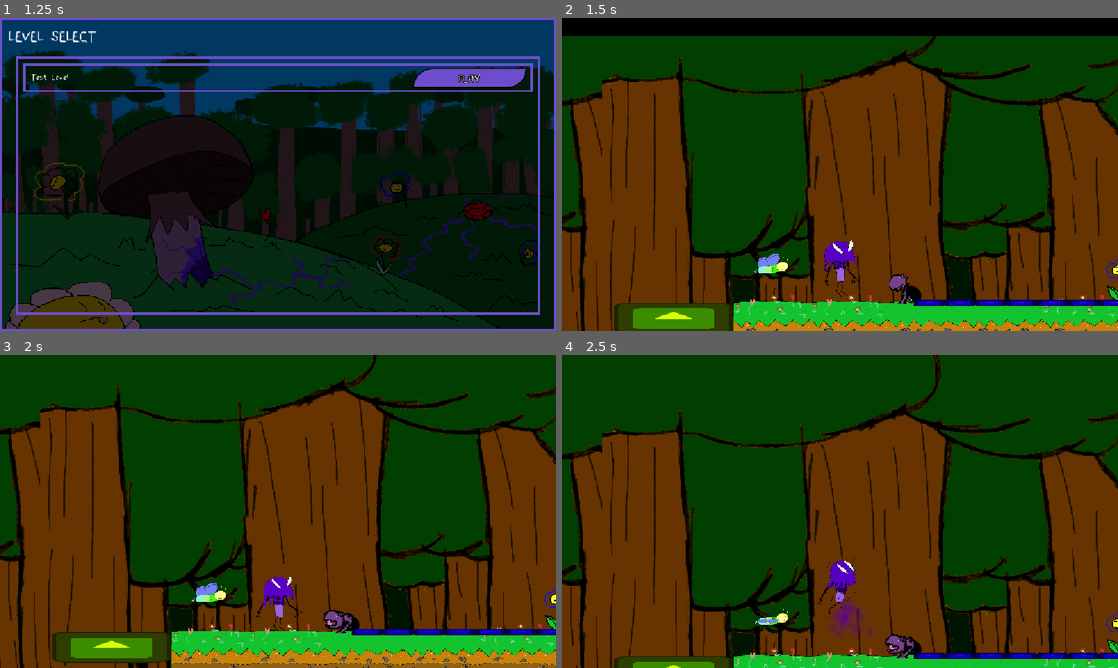
Above: before the commit, frames 1-4 (two rows, left to right).
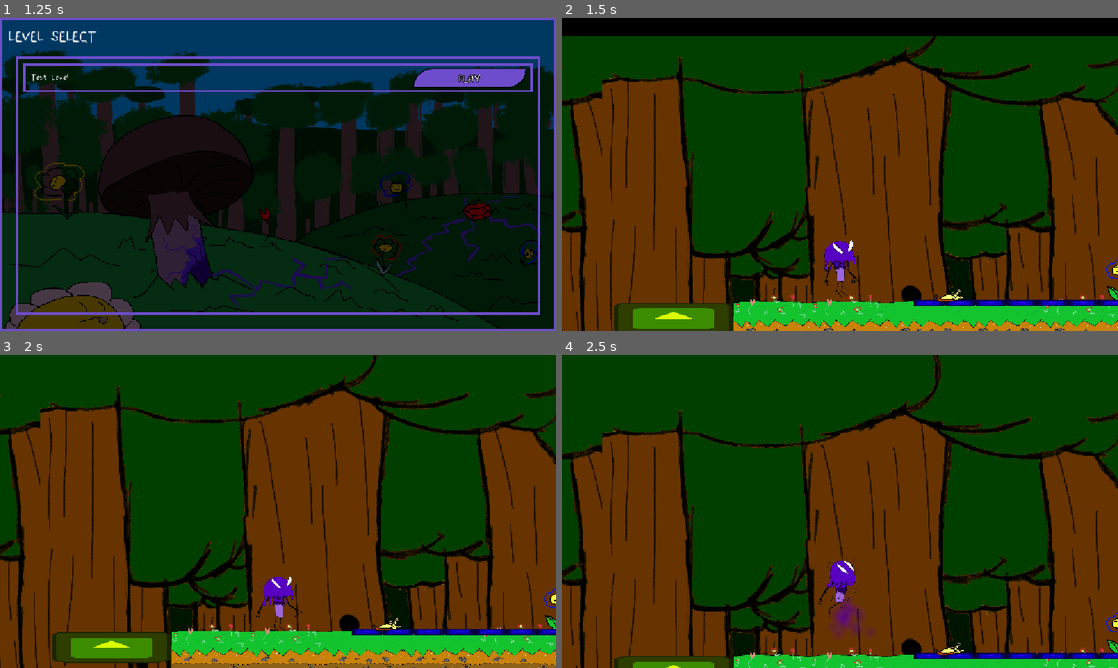
Above: after the commit, the same moments.

Repository: JRodLugo/KnightHacks2026
Game: Godot game, scene res://Scenes/MainMenu/main_menu.tscn
The game is run twice, just before and just after one commit, with the same random seed, the same clock (stepped at 60 frames per second) and the same inputs. The engine's default icon, where the game draws it, is replaced by a stand-in: a white triangle on a blue panel in a dark square.
Inputs:
- Up to frame 1 (1.25 s): click "Play" at 0.5 s
- Up to frame 2 (1.5 s): click "PLAY" at 1.25 s
- Up to frame 3 (2 s): no input
- Up to frame 4 (2.5 s): hold D (right) from 2.03 s (still down); hold S (stop) from 2.03 s (still down); tap Space (jump) at 2.27 s

Frame 1 is identical in both runs. In frame 2, 0.5% of the frame differs, in the area x 34-73%, y 75-92%; in frame 3, 0.6%, in the area x 34-73%, y 72-89%; in frame 4, 0.5%.

Commit message:
Functional Slug
woo

Diff:
--- a/knight-hacks-2026-project/Enemies/Chomper/enemy_chomper.gd
+++ b/knight-hacks-2026-project/Enemies/Chomper/enemy_chomper.gd
@@ -1,6 +1,7 @@
+## Stationary. Hisses when the player gets close.
+## always deals contact damage (whether or not its hissing.)
+## Contact damage reverses the player.
 extends Enemy
-# Stationary. Hisses when the player gets close
-# always deals contact damage (whether or not its hissing.)
 
 var player_within_radius : bool;
 
@@ -8,14 +9,13 @@
 	super();
 
 
-func _physics_process(_delta: float) -> void:
-	pass
-
-
 func _on_col_radius_body_entered(body: Node2D) -> void:
 	if body is Player:
 		player_within_radius = true;
 		body.damaged.emit();
+		# reverse player direction
+		body.velocity = -body.velocity;
+		body.scale.x = -body.scale.x;
 		#TODO Damage the player again if they're still in the body
 
 func _on_hiss_radius_body_entered(body: Node2D) -> void:
@@ -41,7 +41,7 @@
 
 
 func turn_to_player(player : Player):
-	var player_directon := player.global_position.direction_to(position);
+	var player_directon := player.global_position.direction_to(global_position);
 	if player_directon.x <= 0:
 		sprite.flip_h = false;
 	else:
--- /dev/null
+++ b/knight-hacks-2026-project/Enemies/Slug/enemy_slug.gd
@@ -0,0 +1,65 @@
+## Slowly moves toward the player.
+## When colliding with the player, stop the player entirely.
+extends Enemy
+
+## How long the slug will wait after eating, before chasing again.
+@export var downtime : float = 2.0;
+## The slug's speed.
+@export var movement_speed : float = 10.0;
+
+var player_in_vision : bool = false;
+var player_ref : Player;
+
+func _ready():
+	super();
+	%AnimationPlayer.play("slug/idle");
+
+func _physics_process(_delta: float) -> void:
+	if player_in_vision && player_ref && $DownTime.time_left == 0:
+		nav_agent.target_position = player_ref.global_position;
+		var next_pos : Vector2 = to_local(nav_agent.get_next_path_position());
+		next_pos = next_pos.normalized();
+		velocity.x = next_pos.x * movement_speed;
+		move_and_slide();
+
+func _on_vision_radius_body_entered(body: Node2D) -> void:
+	if body is Player:
+		player_in_vision = true;
+		turn_to_player(body);
+		remember_player(body);
+		%AnimationPlayer.play("slug/moving");
+		body.global_position.direction_to(global_position);
+
+func _on_vision_radius_body_exited(body: Node2D) -> void:
+	if body is Player:
+		# forget the player
+		player_ref = null;
+		player_in_vision = false;
+		%AnimationPlayer.play("slug/idle");
+
+
+func _on_col_radius_body_entered(body: Node2D) -> void:
+	if body is Player:
+		turn_to_player(body);
+		nav_agent.target_position = Vector2();
+		%AnimationPlayer.play("slug/eating");
+		body.damaged.emit();
+		body.velocity = Vector2(0,0);
+		print("nom");
+
+
+func _on_animation_player_animation_finished(anim_name: StringName) -> void:
+	match anim_name:
+		"slug/eating":
+			$DownTime.start(downtime);
+
+func turn_to_player(player : Player):
+	var player_directon := player.global_position.direction_to(global_position);
+	if player_directon.x <= 0:
+		sprite.flip_h = false;
+	else:
+		sprite.flip_h = true;
+
+## Keep a reference to the player while they're in view.
+func remember_player(player : Player) -> void:
+	player_ref = player;
--- a/knight-hacks-2026-project/Enemies/Slug/slug.tscn
+++ b/knight-hacks-2026-project/Enemies/Slug/enemy_slug.tscn
@@ -1,7 +1,7 @@
 [gd_scene format=3 uid="uid://brf2txwpq5b6h"]
 
-[ext_resource type="Script" uid="uid://dempwf71lgrcx" path="res://Enemies/Slug/slug.gd" id="1_ttndd"]
-[ext_resource type="Texture2D" uid="uid://c7kbs335abjda" path="res://Enemies/Slug/Slug_sprSheet.png" id="2_n52d8"]
+[ext_resource type="Script" uid="uid://dempwf71lgrcx" path="res://Enemies/Slug/enemy_slug.gd" id="1_6y523"]
+[ext_resource type="Texture2D" uid="uid://c7kbs335abjda" path="res://Enemies/Slug/Slug_sprSheet.png" id="2_gwoif"]
 
 [sub_resource type="Animation" id="Animation_ttndd"]
 length = 0.001
@@ -135,23 +135,50 @@
 &"moving": SubResource("Animation_jj5p6")
 }
 
+[sub_resource type="RectangleShape2D" id="RectangleShape2D_6knsr"]
+size = Vector2(50, 10)
+
+[sub_resource type="RectangleShape2D" id="RectangleShape2D_ttndd"]
+size = Vector2(400, 5)
+
 [node name="Slug" type="CharacterBody2D" unique_id=444600714 node_paths=PackedStringArray("sprite", "col_shape", "nav_agent")]
-script = ExtResource("1_ttndd")
+scale = Vector2(1.3, 1.3)
+script = ExtResource("1_6y523")
+movement_speed = 100.0
 sprite = NodePath("Sprite2D")
-col_shape = NodePath("Area2D/CollisionShape2D")
+col_shape = NodePath("ColRadius/ColShape")
 nav_agent = NodePath("NavigationAgent2D")
 
 [node name="Sprite2D" type="Sprite2D" parent="." unique_id=1662257359]
-texture = ExtResource("2_n52d8")
+texture = ExtResource("2_gwoif")
 offset = Vector2(0, -32)
 hframes = 8
 
 [node name="AnimationPlayer" type="AnimationPlayer" parent="." unique_id=1714250012]
+unique_name_in_owner = true
 libraries/ = SubResource("AnimationLibrary_n52d8")
 libraries/slug = SubResource("AnimationLibrary_af46s")
 
-[node name="Area2D" type="Area2D" parent="." unique_id=686723940]
+[node name="ColRadius" type="Area2D" parent="." unique_id=686723940]
 
-[node name="CollisionShape2D" type="CollisionShape2D" parent="Area2D" unique_id=76506498]
+[node name="ColShape" type="CollisionShape2D" parent="ColRadius" unique_id=76506498]
+position = Vector2(0, -8)
+shape = SubResource("RectangleShape2D_6knsr")
+debug_color = Color(0.87687546, 0.3254038, 0.29308438, 0.41960785)
+
+[node name="VisionRadius" type="Area2D" parent="." unique_id=541969278]
+
+[node name="VisionShape" type="CollisionShape2D" parent="VisionRadius" unique_id=1663213971]
+position = Vector2(0, -10.5)
+shape = SubResource("RectangleShape2D_ttndd")
+debug_color = Color(0.7854756, 0.7421479, 0.21406528, 0.41960785)
 
 [node name="NavigationAgent2D" type="NavigationAgent2D" parent="." unique_id=1725207281]
+debug_enabled = true
+
+[node name="DownTime" type="Timer" parent="." unique_id=198663408]
+
+[connection signal="animation_finished" from="AnimationPlayer" to="." method="_on_animation_player_animation_finished"]
+[connection signal="body_entered" from="ColRadius" to="." method="_on_col_radius_body_entered"]
+[connection signal="body_entered" from="VisionRadius" to="." method="_on_vision_radius_body_entered"]
+[connection signal="body_exited" from="VisionRadius" to="." method="_on_vision_radius_body_exited"]
--- a/knight-hacks-2026-project/Enemies/Slug/slug.gd
+++ /dev/null
@@ -1 +0,0 @@
-extends Enemy
--- a/knight-hacks-2026-project/Scenes/TestScene/test_scene.tscn
+++ b/knight-hacks-2026-project/Scenes/TestScene/test_scene.tscn
@@ -6,8 +6,7 @@
 [ext_resource type="PackedScene" uid="uid://pnlptn7ujrlt" path="res://Scenes/FinishFlower/finish_flower.tscn" id="5_egy0e"]
 [ext_resource type="PackedScene" uid="uid://dilyr60r4pnrt" path="res://Scenes/Conveyor/conveyor.tscn" id="6_wm1xt"]
 [ext_resource type="PackedScene" uid="uid://cl3pnyiik20ha" path="res://Scenes/MovingPlatform/moving_platform.tscn" id="7_dvv8h"]
-[ext_resource type="PackedScene" uid="uid://dtef6hmuvib4x" path="res://Enemies/Chomper/enemy_chomper.tscn" id="8_6g6sg"]
-[ext_resource type="PackedScene" uid="uid://biylp83fubcv0" path="res://Enemies/BloomFly/enemy_pace.tscn" id="8_8xnil"]
+[ext_resource type="PackedScene" uid="uid://brf2txwpq5b6h" path="res://Enemies/Slug/enemy_slug.tscn" id="9_6g6sg"]
 
 [sub_resource type="TileSetAtlasSource" id="TileSetAtlasSource_w5fok"]
 texture = ExtResource("4_w5fok")
@@ -108,11 +107,6 @@
 position = Vector2(308, 833)
 navigation_polygon = SubResource("NavigationPolygon_ufb2d")
 
-[node name="EnemyPace" parent="." unique_id=2133997665 instance=ExtResource("8_8xnil")]
-position = Vector2(308, 833)
-move_speed = 0.0
-enemy_positions = Array[Vector2]([Vector2(200, 800), Vector2(550, 900), Vector2(800, 800)])
-
-[node name="Chomper" parent="." unique_id=2127503277 instance=ExtResource("8_6g6sg")]
-position = Vector2(838, 997)
-collision_layer = 4
+[node name="Slug" parent="." unique_id=444600714 instance=ExtResource("9_6g6sg")]
+position = Vector2(1048, 989)
+scale = Vector2(2, 2)
Renamed: knight-hacks-2026-project/Enemies/Slug/slug.gd.uid -> knight-hacks-2026-project/Enemies/Slug/enemy_slug.gd.uid
